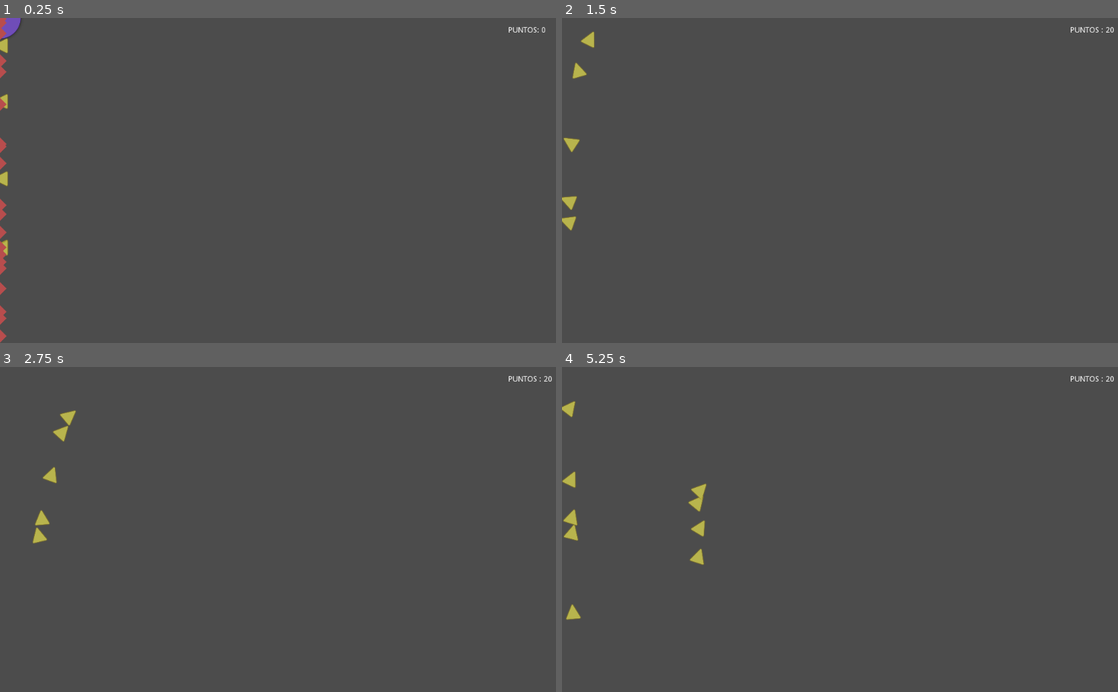
Above: before the commit, frames 1-4 (two rows, left to right).
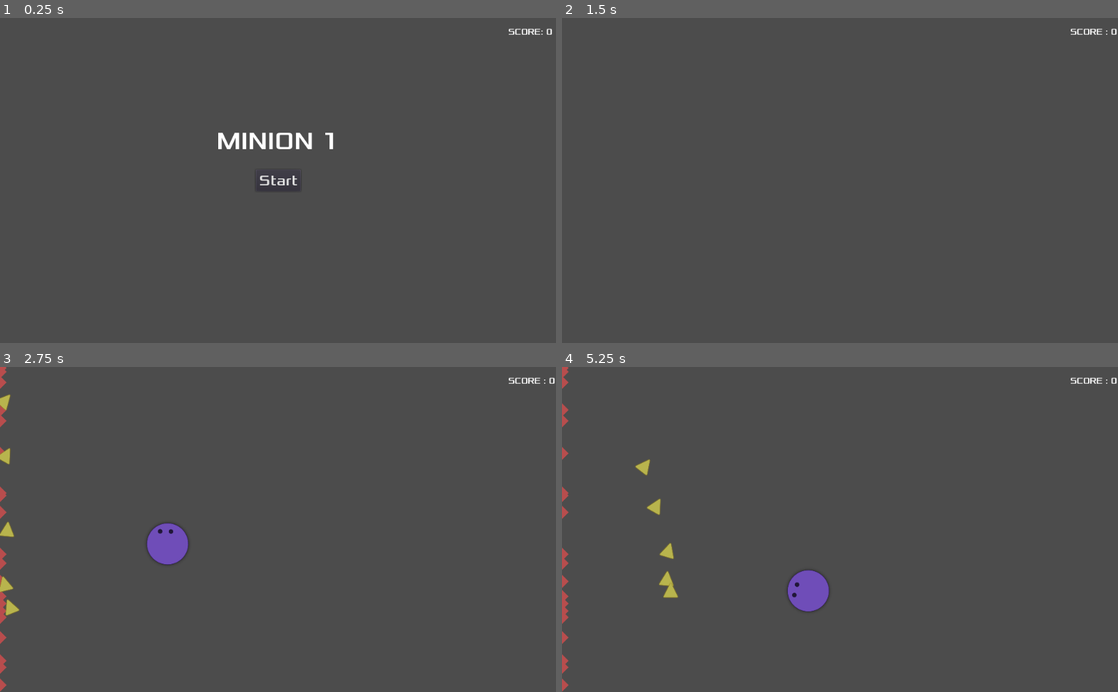
Above: after the commit, the same moments.

Repository: oxscar93/juego-godot-1
Game: Godot game, scene res://Main.tscn
The game is run twice, just before and just after one commit, with the same random seed, the same clock (stepped at 60 frames per second) and the same inputs.
Inputs (mouse positions are in pixels of both pictures, inside the frame that each line leads up to):
- Up to frame 1 (0.25 s): no input
- Up to frame 2 (1.5 s): click (840, 180) at 0.5 s, where only the run after the commit has a clickable "Start"; move the mouse to (962, 164) at 1.27 s; hold Space (ui_select) from 1.28 s (still down)
- Up to frame 3 (2.75 s): move the mouse to (166, 545) at 2.02 s; release Space (ui_select) at 2.03 s; click (166, 545) at 2.1 s; tap Space (ui_select) at 2.27, 2.3, 2.57 s
- Up to frame 4 (5.25 s): move the mouse to (895, 458) at 2.77 s; hold Space (ui_select) 2.78-3.53 s; move the mouse to (812, 594) at 3.52 s; click (812, 594) at 3.6 s; tap Space (ui_select) at 3.77, 3.8, 4.07 s; move the mouse to (1006, 578) at 4.27 s; hold Space (ui_select) 4.28-5.03 s; move the mouse to (673, 480) at 5.02 s; click (673, 480) at 5.1 s

The runs differ from the first frame. In frame 1, 1.5% of the frame differs, in the area x 0-100%, y 0-100%; in frame 2, 0.5%; in frame 3, 2.0%; in frame 4, 2.3%.

Commit message:
pantalla game over e inicio

Diff:
--- a/Circle.gd
+++ b/Circle.gd
@@ -8,6 +8,9 @@
 var velocity = Vector2()
 var currentState = State.NORMAL
 
+func _ready():
+	hide()
+
 func _input(event):
 	if event.is_action_pressed('click') and currentState != State.DASH:
 		target = get_global_mouse_position()
@@ -15,6 +18,15 @@
 	if event.is_action_pressed('ui_select'):
 		currentState = State.DASH
 		$DashTimer.start()
+
+func start(pos):
+	position = pos
+	target = position
+	show()
+	$CollisionShape2D.disabled = false
+
+func hidePlayer():
+	hide()
 
 func _physics_process(delta):
 	velocity = (target - position).normalized() * speed
--- a/Diamond.tscn
+++ b/Diamond.tscn
@@ -5,7 +5,9 @@
 
 [sub_resource type="CapsuleShape2D" id=1]
 
-[node name="Diamond" type="Area2D"]
+[node name="Diamond" type="Area2D" groups=[
+"diamonds",
+]]
 script = ExtResource( 2 )
 __meta__ = {
 "_edit_group_": true
--- a/HUD.gd
+++ b/HUD.gd
@@ -1,20 +1,40 @@
 extends CanvasLayer
+
+signal newGame
+
 var score = 0
-
-# Declare member variables here. Examples:
-# var a = 2
-# var b = "text"
-
 
 # Called when the node enters the scene tree for the first time.
 func _ready():
 	pass # Replace with function body.
 
-
-# Called every frame. 'delta' is the elapsed time since the previous frame.
-#func _process(delta):
-#	pass
+func show_message(text):
+	$Message.text = text
+	$Message.show()
+	$MessageTimer.start()
 
 func updateScore():
 	score+= 1
-	$Puntos.text = "Puntos : " + str(score)
+	$Score.text = "Score : " + str(score)
+
+func show_game_over():
+	show_message("Game Over")
+	# Wait until the MessageTimer has counted down.
+	yield($MessageTimer, "timeout")
+
+	# Make a one-shot timer and wait for it to finish.
+	yield(get_tree().create_timer(1), "timeout")
+	show_message("Minion 1")
+	$StartButton.show()
+
+
+func _on_StartButton_pressed():
+	score = 0
+	$StartButton.hide()
+	$Message.hide()
+
+	_setScoreText(score)
+	emit_signal("newGame") # Replace with function body.
+
+func _setScoreText(score):
+	$Score.text = "Score : " + str(score)
--- a/HUD.tscn
+++ b/HUD.tscn
@@ -1,19 +1,64 @@
-[gd_scene load_steps=2 format=2]
+[gd_scene load_steps=6 format=2]
 
 [ext_resource path="res://HUD.gd" type="Script" id=1]
+[ext_resource path="res://assets/fonts/Xolonium-Regular.ttf" type="DynamicFontData" id=2]
+
+[sub_resource type="DynamicFont" id=1]
+font_data = ExtResource( 2 )
+
+[sub_resource type="DynamicFont" id=2]
+size = 45
+font_data = ExtResource( 2 )
+
+[sub_resource type="DynamicFont" id=3]
+size = 27
+font_data = ExtResource( 2 )
 
 [node name="HUD" type="CanvasLayer"]
 script = ExtResource( 1 )
 
-[node name="Puntos" type="Label" parent="."]
+[node name="Score" type="Label" parent="."]
 anchor_left = 1.0
 anchor_right = 1.0
 margin_left = -88.0
 margin_top = 16.0
 margin_right = -19.0
 margin_bottom = 30.0
-text = "Puntos: 0"
+rect_scale = Vector2( 1, 0.994643 )
+custom_fonts/font = SubResource( 1 )
+text = "Score: 0"
 uppercase = true
 __meta__ = {
 "_edit_use_anchors_": false
 }
+
+[node name="Message" type="Label" parent="."]
+anchor_right = 1.0
+margin_top = 200.0
+margin_bottom = 214.0
+custom_fonts/font = SubResource( 2 )
+text = "Minion 1"
+align = 1
+uppercase = true
+__meta__ = {
+"_edit_use_anchors_": false
+}
+
+[node name="StartButton" type="Button" parent="."]
+anchor_left = 0.5
+anchor_top = 0.5
+anchor_right = 0.5
+anchor_bottom = 0.5
+margin_left = -41.5
+margin_top = -20.0
+margin_right = 41.5
+margin_bottom = 20.0
+custom_fonts/font = SubResource( 3 )
+text = "Start"
+__meta__ = {
+"_edit_use_anchors_": false
+}
+
+[node name="MessageTimer" type="Timer" parent="."]
+one_shot = true
+[connection signal="pressed" from="StartButton" to="." method="_on_StartButton_pressed"]
--- a/Main.gd
+++ b/Main.gd
@@ -9,17 +9,28 @@
 # Called when the node enters the scene tree for the first time.
 func _ready():
 	randomize()
-	_initializeEnemies() # Replace with function body.
-
 # Called every frame. 'delta' is the elapsed time since the previous frame.
 func _process(delta):
 	pass
+
+func _new_game():
+	$StartTimer.start()
+
+func game_over():
+	$TriangleTimer.stop()
+	$DiamondTimer.stop()
+	$HUD.show_game_over()
+
+	_clearGame()
 
 func _on_DiamondTimer_timeout():
 	_initializeDiamonds()
 
 func _on_TriangleTimer_timeout():
 	_initializeEnemies()
+
+func _initializePlayer():
+	$Circle.start($StartPosition.position)
 
 func _initializeDiamonds():
 	for i in range(diamondCount):
@@ -28,7 +39,7 @@
 		new_diamond.global_position.x = rand_range(0, 1000)
 		new_diamond.global_position.y = rand_range(0, 600)
 
-		new_diamond.connect("onDiamondRecolected", self, "_on_Circle_onDiamondRecolected")
+		new_diamond.connect("onDiamondRecolected", self, "_onDiamond_Recolected")
 
 		add_child(new_diamond)
 
@@ -39,8 +50,24 @@
 		new_triangle.global_position.x = rand_range(0, 1000)
 		new_triangle.global_position.y = rand_range(0, 600)
 
+		new_triangle.connect("onPlayerDefeated", self, "game_over")
 		add_child(new_triangle)
 
+func _onDiamond_Recolected():
+	$HUD.updateScore()
 
-func _on_Circle_onDiamondRecolected():
-	$HUD.updateScore()
+func _on_StartTimer_timeout():
+	_initializePlayer()
+	_initializeDiamonds()
+	#$DiamondTimer.start() implementar bonus de diamonds
+
+	#Setear un tiempo de espera antes de iniciar los enemigos
+	yield(get_tree().create_timer(1), "timeout")
+
+	_initializeEnemies()
+	$TriangleTimer.start()
+
+func _clearGame():
+	$Circle.hidePlayer()
+	get_tree().call_group("triangles", "queue_free")
+	get_tree().call_group("diamonds", "queue_free")
--- a/Main.tscn
+++ b/Main.tscn
@@ -12,12 +12,18 @@
 [node name="DiamondTimer" type="Timer" parent="."]
 wait_time = 0.25
 one_shot = true
-autostart = true
 
 [node name="TriangleTimer" type="Timer" parent="."]
 wait_time = 5.0
-autostart = true
 
 [node name="HUD" parent="." instance=ExtResource( 2 )]
+
+[node name="StartTimer" type="Timer" parent="."]
+one_shot = true
+
+[node name="StartPosition" type="Position2D" parent="."]
+position = Vector2( 250, 450 )
 [connection signal="timeout" from="DiamondTimer" to="." method="_on_DiamondTimer_timeout"]
 [connection signal="timeout" from="TriangleTimer" to="." method="_on_TriangleTimer_timeout"]
+[connection signal="newGame" from="HUD" to="." method="_new_game"]
+[connection signal="timeout" from="StartTimer" to="." method="_on_StartTimer_timeout"]
--- a/Triangle.gd
+++ b/Triangle.gd
@@ -1,4 +1,6 @@
 extends KinematicBody2D
+
+signal onPlayerDefeated
 
 var speed = 75
 
@@ -24,7 +26,7 @@
 		var collision = get_slide_collision(i)
 
 		if (collision.collider.name == "Circle"):
-			collision.collider.hide()
+			emit_signal("onPlayerDefeated")
 
 
 func _on_TriangleLifetime_timeout():
Binary file added: assets/fonts/Xolonium-Regular.ttf
